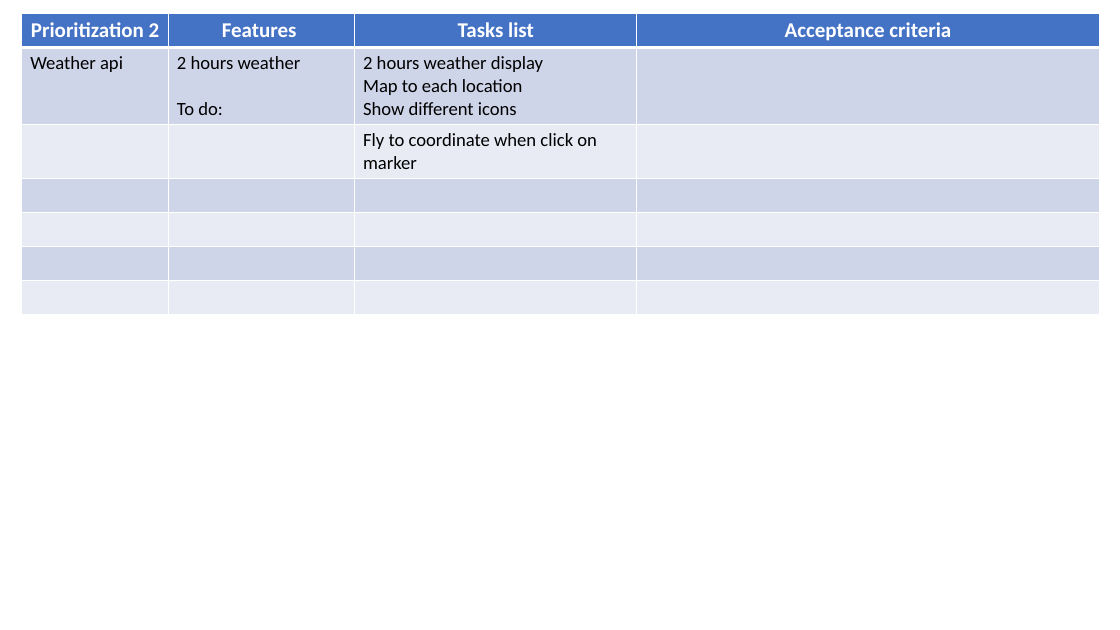
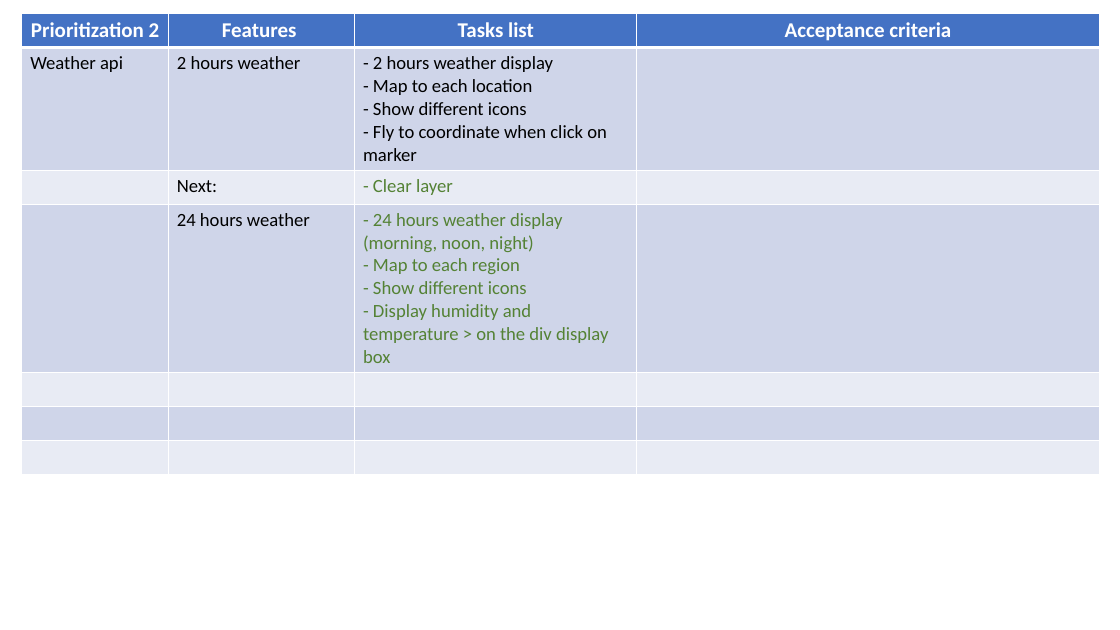
Before and after one commit to annette-p/pre-wedding-photoshoot-locations, a slide deck: slide 10 of wireframe.pptx. Drawn at 1120x630 pixels with LibreOffice and Linux fonts; fonts in the diff are those of the drawing. Boxes give left, top, right and bottom in pixels: in the first picture for what was removed or moved away, otherwise in the second. Text is boxed around its words. In the diff, an @@ line names an element or a change of style, - is before the commit and + after.

Commit message:
initial setup for 24 hours weather api

```diff
--- a/wireframe.pptx
+++ b/wireframe.pptx
@@ table at [22, 13, 1100, 469] @@
-row 2: Weather api | 2 hours weather / To do: | 2 hours weather display / Map to each location / Show different icons | 
-row 3:  |  | Fly to coordinate when click on marker | 
+row 2: Weather api | 2 hours weather | - 2 hours weather display / - Map to each location / - Show different icons / - Fly to coordinate when click on marker | 
+row 3:  | Next: | - Clear layer | 
+row 4:  | 24 hours weather | - 24 hours weather display (morning, noon, night) / - Map to each region / - Show different icons / - Display humidity and temperature > on the div display box | 
-row 7:  |  |  | 
```
Also in this commit, not shown: 1 other slide changed, 3 other files.
